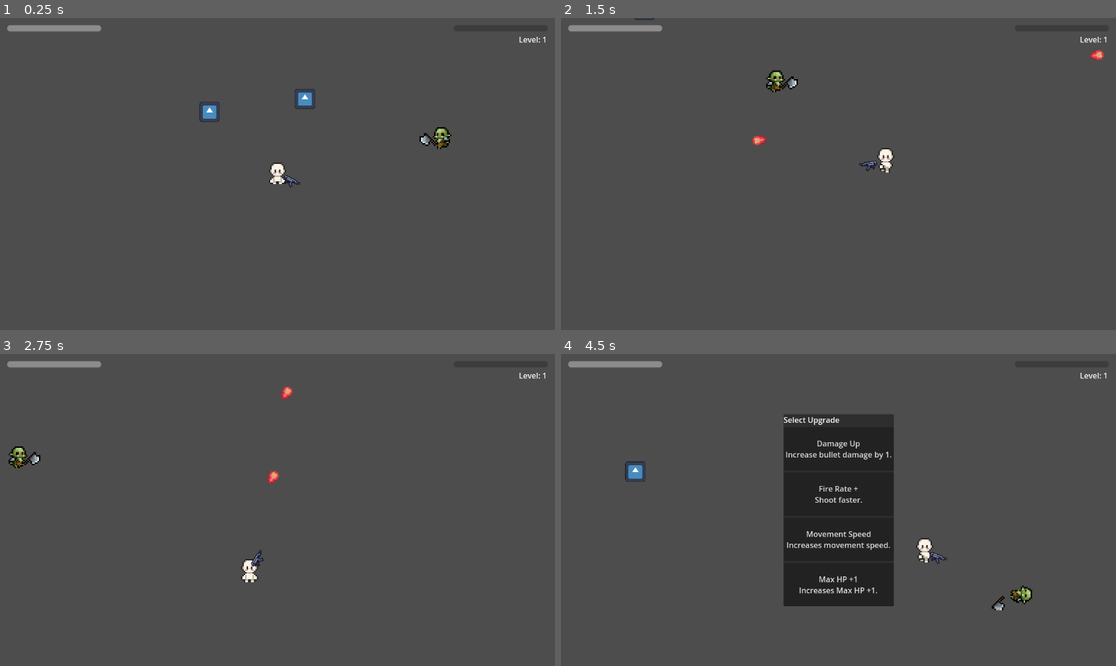
Above: before the commit, frames 1-4 (two rows, left to right).
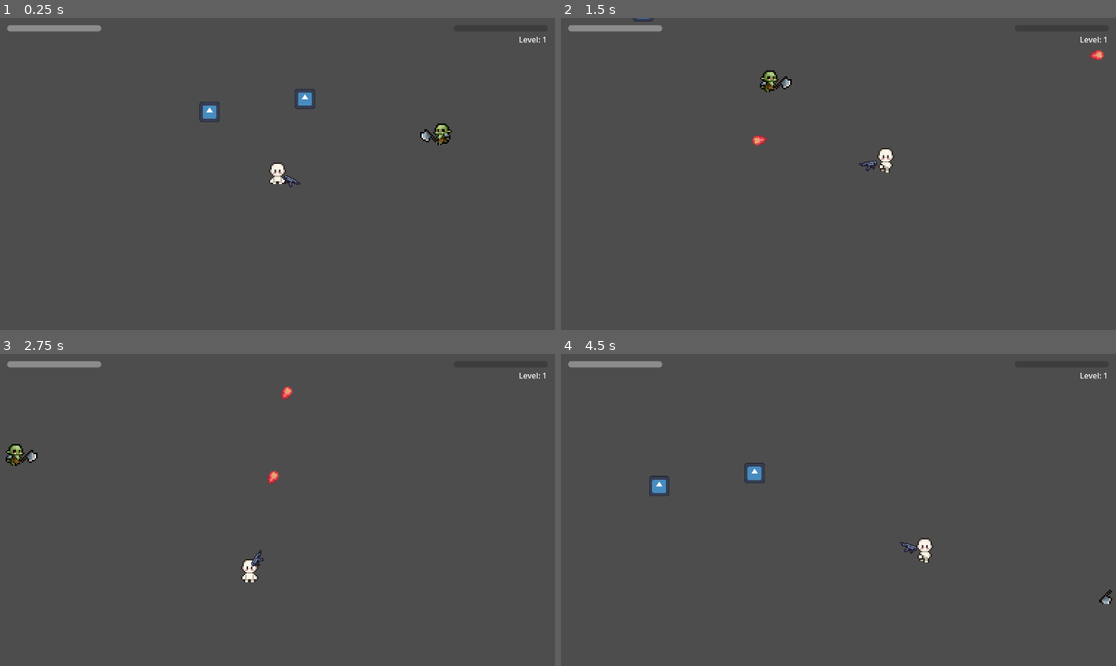
Above: after the commit, the same moments.

Repository: KamalpreetSinghNafray/Survivor-like
Game: Godot game, scene res://scenes/MainLevel.tscn
Two runs of this game, one before a commit and one after it. Both use one fixed random seed, a clock stepped at 60 frames per second and the inputs below. The engine's default icon, where the game draws it, is replaced by a stand-in: a white triangle on a blue panel in a dark square.
Inputs (mouse positions are in pixels of both pictures, inside the frame that each line leads up to):
- Up to frame 1 (0.25 s): no input
- Up to frame 2 (1.5 s): move the mouse to (960, 158) at 0.52 s; press the mouse at (960, 158) at 0.53 s; hold D (move_right) 0.53-1.28 s; move the mouse to (727, 189) at 1.27 s; release the mouse at (727, 189) at 1.28 s; hold S (move_down) from 1.28 s (still down); click (727, 189) at 1.35 s
- Up to frame 3 (2.75 s): move the mouse to (333, 441) at 2.02 s; release S (move_down) at 2.03 s; press the mouse at (333, 441) at 2.03 s; hold D (move_right) from 2.03 s (still down)
- Up to frame 4 (4.5 s): move the mouse to (810, 572) at 2.77 s; release D (move_right) at 2.78 s; release the mouse at (810, 572) at 2.78 s; hold W (move_up) 2.78-3.53 s; click (810, 572) at 2.85 s; move the mouse to (1005, 556) at 3.52 s; press the mouse at (1005, 556) at 3.53 s; hold A (move_left) from 3.53 s (still down); tap R (reload) at 4.15 s; move the mouse to (672, 463) at 4.27 s; release the mouse at (672, 463) at 4.28 s; click (672, 463) at 4.35 s

The runs differ from the first frame. In frame 1, 0.3% of the frame differs, in the area x 75-82%, y 33-43%; in frame 2, 0.3%; in frame 3, 0.3%; in frame 4, 13%, in the area x 11-100%, y 19-83%.

Commit message:
Add death screen and elite enemy mechanics
Implement death screen UI with run statistics and restart functionality. Add BigEnemy (elite) type with Minotaur sprite sheet that spawns with increasing probability after 60 seconds. Improve GameManager to track player, enemy counts, and run time. Optimize enemy pathfinding using squared distances. Fix attack timing logic with frame-based damage detection. Add 10-second lifetime to XP gems. Update player death behavior to show stats screen instead of animation. Add spawn limits and elite ramp-up mechanics to spawner.

Diff:
--- a/data/contracts/Overpopulation.tres
+++ b/data/contracts/Overpopulation.tres
@@ -7,6 +7,9 @@
 id = "over_population"
 title = "Over Population"
 description = "Double enemy spawn rate."
-reward_text = "50% more XP"
+reward_value = 1.0
 effect = "spawn_rate"
 value = 2.0
+reward_title = ""
+reward_text = "50% more XP"
+reward_effect = "none"
--- a/project.godot
+++ b/project.godot
@@ -55,6 +55,11 @@
 "events": [Object(InputEventKey,"resource_local_to_scene":false,"resource_name":"","device":-1,"window_id":0,"alt_press …(192 unchanged characters)…
 ]
 }
+restart={
+"deadzone": 0.2,
+"events": [Object(InputEventKey,"resource_local_to_scene":false,"resource_name":"","device":-1,"window_id":0,"alt_pressed":false,"shift_pressed":false,"ctrl_pressed":false,"meta_pressed":false,"pressed":false,"keycode":0,"physical_keycode":32,"key_label":0,"unicode":32,"location":0,"echo":false,"script":null)
+]
+}
 
 [rendering]
 
--- a/scenes/MainLevel.tscn
+++ b/scenes/MainLevel.tscn
@@ -1,18 +1,17 @@
-[gd_scene load_steps=5 format=3 uid="uid://def3p33h7gvvt"]
+[gd_scene load_steps=6 format=3 uid="uid://def3p33h7gvvt"]
 
 [ext_resource type="PackedScene" uid="uid://cyotrloupbflf" path="res://scenes/player/Player.tscn" id="1_rdtvk"]
 [ext_resource type="PackedScene" uid="uid://cx3xjxiga2jie" path="res://scenes/enemy/Enemy.tscn" id="2_8m8wf"]
 [ext_resource type="Script" uid="uid://cua3kr3y8tvqn" path="res://scripts/enemy_spawner.gd" id="3_n15ua"]
+[ext_resource type="PackedScene" uid="uid://1kfrxhmd5m6k" path="res://scenes/enemy/BigEnemy.tscn" id="3_ykko5"]
 [ext_resource type="PackedScene" uid="uid://b74q3y7i3gcth" path="res://scenes/XPGem.tscn" id="4_jsrw5"]
 
 [node name="Node2D" type="Node2D"]
 
-[node name="Enemy" parent="." instance=ExtResource("2_8m8wf")]
-position = Vector2(136, -29)
-
 [node name="EnemySpawner" type="Node2D" parent="." node_paths=PackedStringArray("player")]
 script = ExtResource("3_n15ua")
 enemy_scene = ExtResource("2_8m8wf")
+big_enemy_scene = ExtResource("3_ykko5")
 player = NodePath("../Player")
 
 [node name="Player" parent="." instance=ExtResource("1_rdtvk")]
@@ -22,3 +21,6 @@
 
 [node name="XpGem2" parent="." instance=ExtResource("4_jsrw5")]
 position = Vector2(19, -52)
+
+[node name="Enemy" parent="." instance=ExtResource("2_8m8wf")]
+position = Vector2(136, -32)
--- /dev/null
+++ b/scenes/UI/DeathScreen.tscn
@@ -0,0 +1,45 @@
+[gd_scene load_steps=2 format=3 uid="uid://cen8b0ho84bt5"]
+
+[ext_resource type="Script" uid="uid://cvh1kpr7s7poh" path="res://scripts/UI/DeathScreen.gd" id="1_wpgvk"]
+
+[node name="DeathScreen" type="CanvasLayer"]
+process_mode = 2
+script = ExtResource("1_wpgvk")
+
+[node name="ColorRect" type="ColorRect" parent="."]
+anchors_preset = 15
+anchor_right = 1.0
+anchor_bottom = 1.0
+grow_horizontal = 2
+grow_vertical = 2
+color = Color(0, 0, 0, 0.470588)
+
+[node name="VBoxContainer" type="VBoxContainer" parent="."]
+anchors_preset = 8
+anchor_left = 0.5
+anchor_top = 0.5
+anchor_right = 0.5
+anchor_bottom = 0.5
+offset_left = -84.0
+offset_top = -51.5
+offset_right = 84.0
+offset_bottom = 51.5
+grow_horizontal = 2
+grow_vertical = 2
+
+[node name="Label" type="Label" parent="VBoxContainer"]
+layout_mode = 2
+theme_override_font_sizes/font_size = 48
+text = "CONTRACT FAILED"
+horizontal_alignment = 1
+
+[node name="Stats" type="Label" parent="VBoxContainer"]
+layout_mode = 2
+text = "Level 1
+"
+horizontal_alignment = 1
+
+[node name="RestartLabel" type="Label" parent="VBoxContainer"]
+layout_mode = 2
+text = "press space to restart"
+horizontal_alignment = 1
--- /dev/null
+++ b/scenes/enemy/BigEnemy.tscn
@@ -0,0 +1,278 @@
+[gd_scene load_steps=37 format=3 uid="uid://1kfrxhmd5m6k"]
+
+[ext_resource type="Script" uid="uid://bsujwnxcwtyqr" path="res://scripts/enemy/enemy.gd" id="1_boaet"]
+[ext_resource type="PackedScene" uid="uid://b74q3y7i3gcth" path="res://scenes/XPGem.tscn" id="2_a4qxw"]
+[ext_resource type="Texture2D" uid="uid://bblaiok6c7864" path="res://art/enemy/Minotaur - Sprite Sheet.png" id="3_boaet"]
+
+[sub_resource type="AtlasTexture" id="AtlasTexture_a4qxw"]
+atlas = ExtResource("3_boaet")
+region = Rect2(0, 288, 96, 96)
+
+[sub_resource type="AtlasTexture" id="AtlasTexture_2ae5h"]
+atlas = ExtResource("3_boaet")
+region = Rect2(96, 288, 96, 96)
+
+[sub_resource type="AtlasTexture" id="AtlasTexture_1ryjb"]
+atlas = ExtResource("3_boaet")
+region = Rect2(192, 288, 96, 96)
+
+[sub_resource type="AtlasTexture" id="AtlasTexture_uoe3t"]
+atlas = ExtResource("3_boaet")
+region = Rect2(288, 288, 96, 96)
+
+[sub_resource type="AtlasTexture" id="AtlasTexture_wo642"]
+atlas = ExtResource("3_boaet")
+region = Rect2(384, 288, 96, 96)
+
+[sub_resource type="AtlasTexture" id="AtlasTexture_4sn25"]
+atlas = ExtResource("3_boaet")
+region = Rect2(480, 288, 96, 96)
+
+[sub_resource type="AtlasTexture" id="AtlasTexture_kqxan"]
+atlas = ExtResource("3_boaet")
+region = Rect2(576, 288, 96, 96)
+
+[sub_resource type="AtlasTexture" id="AtlasTexture_6l2yh"]
+atlas = ExtResource("3_boaet")
+region = Rect2(672, 288, 96, 96)
+
+[sub_resource type="AtlasTexture" id="AtlasTexture_s7e1g"]
+atlas = ExtResource("3_boaet")
+region = Rect2(768, 288, 96, 96)
+
+[sub_resource type="AtlasTexture" id="AtlasTexture_lhitb"]
+atlas = ExtResource("3_boaet")
+region = Rect2(0, 864, 96, 96)
+
+[sub_resource type="AtlasTexture" id="AtlasTexture_qdtwn"]
+atlas = ExtResource("3_boaet")
+region = Rect2(96, 864, 96, 96)
+
+[sub_resource type="AtlasTexture" id="AtlasTexture_te637"]
+atlas = ExtResource("3_boaet")
+region = Rect2(192, 864, 96, 96)
+
+[sub_resource type="AtlasTexture" id="AtlasTexture_hbnmb"]
+atlas = ExtResource("3_boaet")
+region = Rect2(288, 864, 96, 96)
+
+[sub_resource type="AtlasTexture" id="AtlasTexture_pykxo"]
+atlas = ExtResource("3_boaet")
+region = Rect2(384, 864, 96, 96)
+
+[sub_resource type="AtlasTexture" id="AtlasTexture_akga1"]
+atlas = ExtResource("3_boaet")
+region = Rect2(480, 864, 96, 96)
+
+[sub_resource type="AtlasTexture" id="AtlasTexture_xxp2f"]
+atlas = ExtResource("3_boaet")
+region = Rect2(0, 768, 96, 96)
+
+[sub_resource type="AtlasTexture" id="AtlasTexture_10ncd"]
+atlas = ExtResource("3_boaet")
+region = Rect2(96, 768, 96, 96)
+
+[sub_resource type="AtlasTexture" id="AtlasTexture_5fs6d"]
+atlas = ExtResource("3_boaet")
+region = Rect2(192, 768, 96, 96)
+
+[sub_resource type="AtlasTexture" id="AtlasTexture_dsipj"]
+atlas = ExtResource("3_boaet")
+region = Rect2(0, 0, 96, 96)
+
+[sub_resource type="AtlasTexture" id="AtlasTexture_dl7kg"]
+atlas = ExtResource("3_boaet")
+region = Rect2(96, 0, 96, 96)
+
+[sub_resource type="AtlasTexture" id="AtlasTexture_bbqo3"]
+atlas = ExtResource("3_boaet")
+region = Rect2(192, 0, 96, 96)
+
+[sub_resource type="AtlasTexture" id="AtlasTexture_fngh3"]
+atlas = ExtResource("3_boaet")
+region = Rect2(288, 0, 96, 96)
+
+[sub_resource type="AtlasTexture" id="AtlasTexture_6kro2"]
+atlas = ExtResource("3_boaet")
+region = Rect2(384, 0, 96, 96)
+
+[sub_resource type="AtlasTexture" id="AtlasTexture_y1lgk"]
+atlas = ExtResource("3_boaet")
+region = Rect2(0, 96, 96, 96)
+
+[sub_resource type="AtlasTexture" id="AtlasTexture_o8nsm"]
+atlas = ExtResource("3_boaet")
+region = Rect2(96, 96, 96, 96)
+
+[sub_resource type="AtlasTexture" id="AtlasTexture_fctmo"]
+atlas = ExtResource("3_boaet")
+region = Rect2(192, 96, 96, 96)
+
+[sub_resource type="AtlasTexture" id="AtlasTexture_xvksi"]
+atlas = ExtResource("3_boaet")
+region = Rect2(288, 96, 96, 96)
+
+[sub_resource type="AtlasTexture" id="AtlasTexture_rui7r"]
+atlas = ExtResource("3_boaet")
+region = Rect2(384, 96, 96, 96)
+
+[sub_resource type="AtlasTexture" id="AtlasTexture_3dj8x"]
+atlas = ExtResource("3_boaet")
+region = Rect2(480, 96, 96, 96)
+
+[sub_resource type="AtlasTexture" id="AtlasTexture_g7l4r"]
+atlas = ExtResource("3_boaet")
+region = Rect2(576, 96, 96, 96)
+
+[sub_resource type="AtlasTexture" id="AtlasTexture_ji3rv"]
+atlas = ExtResource("3_boaet")
+region = Rect2(672, 96, 96, 96)
+
+[sub_resource type="SpriteFrames" id="SpriteFrames_mnxmr"]
+animations = [{
+"frames": [{
+"duration": 1.0,
+"texture": SubResource("AtlasTexture_a4qxw")
+}, {
+"duration": 1.0,
+"texture": SubResource("AtlasTexture_2ae5h")
+}, {
+"duration": 1.0,
+"texture": SubResource("AtlasTexture_1ryjb")
+}, {
+"duration": 1.0,
+"texture": SubResource("AtlasTexture_uoe3t")
+}, {
+"duration": 1.0,
+"texture": SubResource("AtlasTexture_wo642")
+}, {
+"duration": 1.0,
+"texture": SubResource("AtlasTexture_4sn25")
+}, {
+"duration": 1.0,
+"texture": SubResource("AtlasTexture_kqxan")
+}, {
+"duration": 1.0,
+"texture": SubResource("AtlasTexture_6l2yh")
+}, {
+"duration": 1.0,
+"texture": SubResource("AtlasTexture_s7e1g")
+}],
+"loop": false,
+"name": &"attack",
+"speed": 10.0
+}, {
+"frames": [{
+"duration": 1.0,
+"texture": SubResource("AtlasTexture_lhitb")
+}, {
+"duration": 1.0,
+"texture": SubResource("AtlasTexture_qdtwn")
+}, {
+"duration": 1.0,
+"texture": SubResource("AtlasTexture_te637")
+}, {
+"duration": 1.0,
+"texture": SubResource("AtlasTexture_hbnmb")
+}, {
+"duration": 1.0,
+"texture": SubResource("AtlasTexture_pykxo")
+}, {
+"duration": 1.0,
+"texture": SubResource("AtlasTexture_akga1")
+}],
+"loop": false,
+"name": &"death",
+"speed": 5.0
+}, {
+"frames": [{
+"duration": 1.0,
+"texture": SubResource("AtlasTexture_xxp2f")
+}, {
+"duration": 1.0,
+"texture": SubResource("AtlasTexture_10ncd")
+}, {
+"duration": 1.0,
+"texture": SubResource("AtlasTexture_5fs6d")
+}],
+"loop": false,
+"name": &"hurt",
+"speed": 10.0
+}, {
+"frames": [{
+"duration": 1.0,
+"texture": SubResource("AtlasTexture_dsipj")
+}, {
+"duration": 1.0,
+"texture": SubResource("AtlasTexture_dl7kg")
+}, {
+"duration": 1.0,
+"texture": SubResource("AtlasTexture_bbqo3")
+}, {
+"duration": 1.0,
+"texture": SubResource("AtlasTexture_fngh3")
+}, {
+"duration": 1.0,
+"texture": SubResource("AtlasTexture_6kro2")
+}],
+"loop": true,
+"name": &"idle",
+"speed": 8.0
+}, {
+"frames": [{
+"duration": 1.0,
+"texture": SubResource("AtlasTexture_y1lgk")
+}, {
+"duration": 1.0,
+"texture": SubResource("AtlasTexture_o8nsm")
+}, {
+"duration": 1.0,
+"texture": SubResource("AtlasTexture_fctmo")
+}, {
+"duration": 1.0,
+"texture": SubResource("AtlasTexture_xvksi")
+}, {
+"duration": 1.0,
+"texture": SubResource("AtlasTexture_rui7r")
+}, {
+"duration": 1.0,
+"texture": SubResource("AtlasTexture_3dj8x")
+}, {
+"duration": 1.0,
+"texture": SubResource("AtlasTexture_g7l4r")
+}, {
+"duration": 1.0,
+"texture": SubResource("AtlasTexture_ji3rv")
+}],
+"loop": true,
+"name": &"walk",
+"speed": 10.0
+}]
+
+[sub_resource type="CapsuleShape2D" id="CapsuleShape2D_vwhkw"]
+radius = 18.0
+height = 42.0
+
+[node name="BigEnemy" type="CharacterBody2D"]
+script = ExtResource("1_boaet")
+move_speed = 80.0
+max_hp = 15
+xp_gem_scene = ExtResource("2_a4qxw")
+xp_amount = 5
+attack_range = 40.0
+attack_damage = 3
+attack_windup = 0.3
+attack_cooldown = 1.4
+
+[node name="AnimatedSprite2D" type="AnimatedSprite2D" parent="."]
+position = Vector2(1, 4)
+sprite_frames = SubResource("SpriteFrames_mnxmr")
+animation = &"attack"
+autoplay = "idle"
+frame = 8
+frame_progress = 1.0
+
+[node name="CollisionShape2D" type="CollisionShape2D" parent="."]
+shape = SubResource("CapsuleShape2D_vwhkw")
+
+[connection signal="frame_changed" from="AnimatedSprite2D" to="." method="_on_animated_sprite_2d_frame_changed"]
--- a/scenes/enemy/Enemy.tscn
+++ b/scenes/enemy/Enemy.tscn
@@ -231,9 +231,6 @@
 [sub_resource type="CapsuleShape2D" id="CapsuleShape2D_vwhkw"]
 radius = 6.0
 height = 18.0
-
-[sub_resource type="CircleShape2D" id="CircleShape2D_vwhkw"]
-radius = 48.0937
 
 [node name="Enemy" type="CharacterBody2D"]
 script = ExtResource("1_sjakr")
@@ -247,9 +244,4 @@
 [node name="CollisionShape2D" type="CollisionShape2D" parent="."]
 shape = SubResource("CapsuleShape2D_vwhkw")
 
-[node name="SeparationArea" type="Area2D" parent="."]
-
-[node name="CollisionShape2D" type="CollisionShape2D" parent="SeparationArea"]
-shape = SubResource("CircleShape2D_vwhkw")
-
 [connection signal="frame_changed" from="AnimatedSprite2D" to="." method="_on_animated_sprite_2d_frame_changed"]
--- a/scenes/player/Player.tscn
+++ b/scenes/player/Player.tscn
@@ -6,6 +6,7 @@
 [ext_resource type="Texture2D" uid="uid://drvuul1vmujvw" path="res://art/player/Weapons.png" id="4_524rm"]
 [ext_resource type="PackedScene" uid="uid://b7iw4vnhe1gdn" path="res://scenes/UI/HUD.tscn" id="5_tpg5x"]
 [ext_resource type="PackedScene" uid="uid://7yo3gvrl7asl" path="res://scenes/UI/ChoiceMenu.tscn" id="6_c3xxp"]
+[ext_resource type="PackedScene" uid="uid://cen8b0ho84bt5" path="res://scenes/UI/DeathScreen.tscn" id="7_npwbq"]
 
 [sub_resource type="CapsuleShape2D" id="CapsuleShape2D_gfjak"]
 radius = 6.0
@@ -123,8 +124,6 @@
 [node name="Player" type="CharacterBody2D"]
 script = ExtResource("1_wr5hl")
 bullet_scene = ExtResource("2_4kuee")
-fire_rate = 0.1
-max_ammo = 30
 
 [node name="PlayerStats" type="Node" parent="."]
 
@@ -160,3 +159,6 @@
 [node name="Hud" parent="." instance=ExtResource("5_tpg5x")]
 
 [node name="ChoiceMenu" parent="." instance=ExtResource("6_c3xxp")]
+
+[node name="DeathScreen" parent="." instance=ExtResource("7_npwbq")]
+visible = false
--- a/scripts/GameManager.gd
+++ b/scripts/GameManager.gd
@@ -2,17 +2,32 @@
 
 var gameplay_paused := false
 
+# Cached player reference
+var player: CharacterBody2D
+
+# Enemy counters
+var enemy_count := 0
+var big_enemy_count := 0
+
+# Player modifiers
 var xp_multiplier := 1.0
 
+# Enemy modifiers
 var enemy_speed_multiplier := 1.0
 var enemy_health_multiplier := 1.0
 var enemy_damage_multiplier := 1.0
 
+# Spawner modifiers
 var spawn_rate_multiplier := 1.0
 
+# Contracts
 var active_contracts: Array = []
 
-var contract_interval := 20.0
+# Run timer
+var run_time := 0.0
+
+# Contract timer
+var contract_interval := 60.0
 var time_until_contract := contract_interval
 
 
@@ -21,15 +36,15 @@
 	if gameplay_paused:
 		return
 
+	run_time += delta
 	time_until_contract -= delta
 
 
 func should_show_contract() -> bool:
 
-	if time_until_contract <= 0:
+	if time_until_contract <= 0.0:
 
 		time_until_contract = contract_interval
-
 		return true
 
 	return false
@@ -38,10 +53,6 @@
 func apply_contract(contract: ContractData):
 
 	active_contracts.append(contract)
-	print(contract)
-	print(contract.get_script())
-	print(contract.get_property_list())
-
 
 	match contract.effect:
 
@@ -50,6 +61,9 @@
 
 		"enemy_health":
 			enemy_health_multiplier *= contract.value
+
+		"enemy_damage":
+			enemy_damage_multiplier *= contract.value
 
 		"spawn_rate":
 			spawn_rate_multiplier *= contract.value
@@ -61,3 +75,27 @@
 			pass
 
 	print("Contract:", contract.title)
+
+
+func reset_run():
+
+	gameplay_paused = false
+
+	player = null
+
+	enemy_count = 0
+	big_enemy_count = 0
+
+	run_time = 0.0
+
+	xp_multiplier = 1.0
+
+	enemy_speed_multiplier = 1.0
+	enemy_health_multiplier = 1.0
+	enemy_damage_multiplier = 1.0
+
+	spawn_rate_multiplier = 1.0
+
+	active_contracts.clear()
+
+	time_until_contract = contract_interval
--- /dev/null
+++ b/scripts/UI/DeathScreen.gd
@@ -0,0 +1,28 @@
+extends CanvasLayer
+
+func show_screen(level: int, time: float, contracts: int):
+	print("showing death screen")
+	visible = true
+
+	$VBoxContainer/Stats.text = \
+		"Level %d\nTime %.0f sec\nContracts %d" % [
+			level,
+			time,
+			contracts
+		]
+
+
+func _unhandled_input(event):
+
+	if !visible:
+		return
+
+	if event.is_action_pressed("restart"):
+		Game_Manager.reset_run()
+		get_tree().reload_current_scene()
+
+func _process(_delta):
+
+	if visible:
+		$VBoxContainer/RestartLabel.modulate.a = \
+			0.5 + sin(Time.get_ticks_msec() * 0.005) * 0.5
--- a/scripts/enemy/enemy.gd
+++ b/scripts/enemy/enemy.gd
@@ -5,17 +5,19 @@
 
 @export var max_hp := 3
 @export var xp_gem_scene: PackedScene
+@export var xp_amount: int = 1
 
 @export var attack_range := 35.0
 @export var attack_damage := 1
 @export var attack_windup := 0.15
 @export var attack_cooldown := 0.8
 
+@export var is_big_enemy := false
+
 @onready var animated_sprite: AnimatedSprite2D = $AnimatedSprite2D
 
-var player: CharacterBody2D
-
 var hp: int
+var attack_range_sq: float
 
 var dead := false
 var hurt := false
@@ -25,14 +27,19 @@
 
 func _ready():
 
+	Game_Manager.enemy_count += 1
+
+	if is_big_enemy:
+		Game_Manager.big_enemy_count += 1
+
 	add_to_group("Enemy")
 
-	# Apply current run modifiers
 	move_speed *= Game_Manager.enemy_speed_multiplier
 	max_hp = int(round(max_hp * Game_Manager.enemy_health_multiplier))
 	attack_damage = int(round(attack_damage * Game_Manager.enemy_damage_multiplier))
 
 	hp = max_hp
+	attack_range_sq = attack_range * attack_range
 
 	animated_sprite.play("walk")
 
@@ -45,18 +52,18 @@
 	if dead or hurt:
 		return
 
-	if player == null:
-		player = get_tree().get_first_node_in_group("Player")
-		if player == null:
-			return
+	var player: CharacterBody2D = Game_Manager.player
 
-	var dir = player.global_position - global_position
-	var distance = dir.length()
+	if player == null or !is_instance_valid(player):
+		return
 
-	if dir.x != 0:
+	var dir: Vector2 = player.global_position - global_position
+	var distance_sq: float = dir.length_squared()
+
+	if dir.x != 0.0:
 		animated_sprite.flip_h = dir.x < 0
 
-	if distance <= attack_range:
+	if distance_sq <= attack_range_sq:
 
 		velocity = Vector2.ZERO
 		move_and_slide()
@@ -88,14 +95,6 @@
 
 	animated_sprite.play("attack")
 
-	await get_tree().create_timer(attack_windup).timeout
-
-	if dead or hurt:
-		return
-
-	if player and global_position.distance_to(player.global_position) <= attack_range:
-		player.take_damage(attack_damage)
-
 	await animated_sprite.animation_finished
 
 	if dead:
@@ -107,7 +106,8 @@
 
 	await get_tree().create_timer(attack_cooldown).timeout
 
-	can_attack = true
+	if !dead:
+		can_attack = true
 
 
 func take_damage(amount):
@@ -145,6 +145,11 @@
 
 	dead = true
 
+	Game_Manager.enemy_count -= 1
+
+	if is_big_enemy:
+		Game_Manager.big_enemy_count -= 1
+
 	velocity = Vector2.ZERO
 
 	animated_sprite.play("death")
@@ -154,12 +159,36 @@
 	if xp_gem_scene:
 
 		var xp_gem = xp_gem_scene.instantiate()
+		xp_gem.xp_amount = xp_amount
 
 		get_tree().current_scene.add_child(xp_gem)
 
 		xp_gem.global_position = global_position + Vector2(
-			randf_range(-8, 8),
-			randf_range(-8, 8)
+			randf_range(-8.0, 8.0),
+			randf_range(-8.0, 8.0)
 		)
 
 	queue_free()
+
+
+func _on_animated_sprite_2d_frame_changed():
+	# NEW: Safety check in case the sprite fires a signal before the script is fully loaded
+	if animated_sprite == null:
+		return
+
+	if dead:
+		return
+
+	if animated_sprite.animation != "attack":
+		return
+
+	if animated_sprite.frame != 3:
+		return
+
+	var player: CharacterBody2D = Game_Manager.player
+
+	if player == null or !is_instance_valid(player):
+		return
+
+	if global_position.distance_squared_to(player.global_position) <= attack_range_sq:
+		player.take_damage(attack_damage)
--- a/scripts/enemy_spawner.gd
+++ b/scripts/enemy_spawner.gd
@@ -1,19 +1,41 @@
 extends Node2D
 
+@export_group("Enemy Scenes")
 @export var enemy_scene: PackedScene
+@export var big_enemy_scene: PackedScene
 @export var player: Node2D
 
-var base_spawn_time := 1.5
-var current_spawn_time := 1.5
-var min_spawn_time := 0.2
-var difficulty_scaling := 0.95
+@export_group("Spawn Limits")
+@export var max_enemies: int = 100
+@export var max_big_enemies: int = 10
+
+@export_group("Elite Spawn")
+@export var elite_start_time: float = 60.0
+
+@export_range(0.0, 1.0, 0.01)
+var elite_start_chance: float = 0.10
+
+@export_range(0.0, 1.0, 0.01)
+var elite_max_chance: float = 0.33
+
+@export var elite_ramp_time: float = 240.0
+
+@export_group("Difficulty")
+@export var base_spawn_time: float = 1.5
+@export var min_spawn_time: float = 0.2
+@export var difficulty_scaling: float = 0.95
+
+var current_spawn_time: float
 
 var spawn_timer: Timer
 var difficulty_timer: Timer
 
 
 func _ready():
+
 	randomize()
+
+	current_spawn_time = base_spawn_time
 
 	spawn_timer = Timer.new()
 	spawn_timer.timeout.connect(_on_spawn_timer_timeout)
@@ -32,18 +54,8 @@
 
 func _physics_process(_delta):
 
-	if Game_Manager.gameplay_paused:
-
-		if !spawn_timer.paused:
-			spawn_timer.paused = true
-
-		if !difficulty_timer.paused:
-			difficulty_timer.paused = true
-
-	else:
-
-		spawn_timer.paused = false
-		difficulty_timer.paused = false
+	spawn_timer.paused = Game_Manager.gameplay_paused
+	difficulty_timer.paused = Game_Manager.gameplay_paused
 
 
 func _update_spawn_timer():
@@ -59,17 +71,32 @@
 	if player.dead:
 		return
 
-	if enemy_scene == null:
+	# Total enemy limit
+	if Game_Manager.enemy_count >= max_enemies:
 		return
 
-	var enemy = enemy_scene.instantiate()
+	var scene_to_spawn: PackedScene = enemy_scene
 
-	var viewport_size = get_viewport().get_visible_rect().size
-	var spawn_radius = max(viewport_size.x, viewport_size.y) / 1.5
+	# Elite spawn chance
+	if Game_Manager.run_time >= elite_start_time:
 
-	var angle = randf() * TAU
+		if randf() <= get_big_enemy_chance():
 
-	var offset = Vector2(
+			if Game_Manager.big_enemy_count < max_big_enemies:
+				scene_to_spawn = big_enemy_scene
+
+	if scene_to_spawn == null:
+		return
+
+	var enemy: CharacterBody2D = scene_to_spawn.instantiate()
+
+	var viewport_size: Vector2 = get_viewport().get_visible_rect().size
+
+	var spawn_radius: float = max(viewport_size.x, viewport_size.y) / 1.5
+
+	var angle: float = randf() * TAU
+
+	var offset: Vector2 = Vector2(
 		cos(angle),
 		sin(angle)
 	) * spawn_radius
@@ -79,10 +106,24 @@
 	get_tree().current_scene.add_child(enemy)
 
 
+func get_big_enemy_chance() -> float:
+
+	var elapsed := clampf(
+		Game_Manager.run_time - elite_start_time,
+		0.0,
+		elite_ramp_time
+	)
+
+	return lerpf(
+		elite_start_chance,
+		elite_max_chance,
+		elapsed / elite_ramp_time
+	)
+
+
 func _on_difficulty_timer_timeout():
 
 	current_spawn_time *= difficulty_scaling
-
 	current_spawn_time = max(current_spawn_time, min_spawn_time)
 
 	_update_spawn_timer()
--- a/scripts/player/player.gd
+++ b/scripts/player/player.gd
@@ -2,8 +2,8 @@
 
 @export var move_speed: float = 250.0
 @export var bullet_scene: PackedScene
-@export var fire_rate: float = 0.01
-@export var max_ammo: int = 1000
+@export var fire_rate: float = 0.1
+@export var max_ammo: int = 30
 @export var reload_time: float = 3.0
 
 @export var bullet_damage := 1
@@ -41,6 +41,9 @@
 
 func _ready():
 	add_to_group("Player")
+
+	# NEW: Register the player so enemies and the spawner can find your position
+	Game_Manager.player = self
 
 	hp = max_hp
 	current_ammo = max_ammo
@@ -118,7 +121,6 @@
 
 	if event.is_action_pressed("reload"):
 		if current_ammo < max_ammo and !is_reloading:
-			choice_menu.show_choices(UpgradeDatabase.ALL)
 			start_reload()
 
 
@@ -208,9 +210,11 @@
 
 	velocity = Vector2.ZERO
 
-	animated_sprite.play("death")
-
-	await animated_sprite.animation_finished
+	$DeathScreen.show_screen(
+		level,
+		Game_Manager.run_time,
+		Game_Manager.active_contracts.size()
+	)
 
 
 func start_camera_shake():
--- a/scripts/xp_gem.gd
+++ b/scripts/xp_gem.gd
@@ -1,9 +1,13 @@
 extends Area2D
 
+@export var xp_amount: int = 1
+
+func _ready():
+	# Wait for 10 seconds, then destroy this node
+	await get_tree().create_timer(10.0).timeout
+	queue_free()
+
 func _on_body_entered(body):
-	print("Touched:", body.name)
-
 	if body.is_in_group("Player"):
-		print("Calling add_xp()")
-		body.add_xp(1)
+		body.add_xp(xp_amount)
 		queue_free()
Binary file added: art/enemy/Minotaur - Sprite Sheet.png
Not shown, added: art/enemy/Minotaur - Sprite Sheet.png.import
Not shown: 1 places in scenes/enemy/Enemy.tscn that only renumber resources
Not shown: 1 places in scenes/player/Player.tscn that only renumber resources
Not shown, added: scripts/UI/DeathScreen.gd.uid
